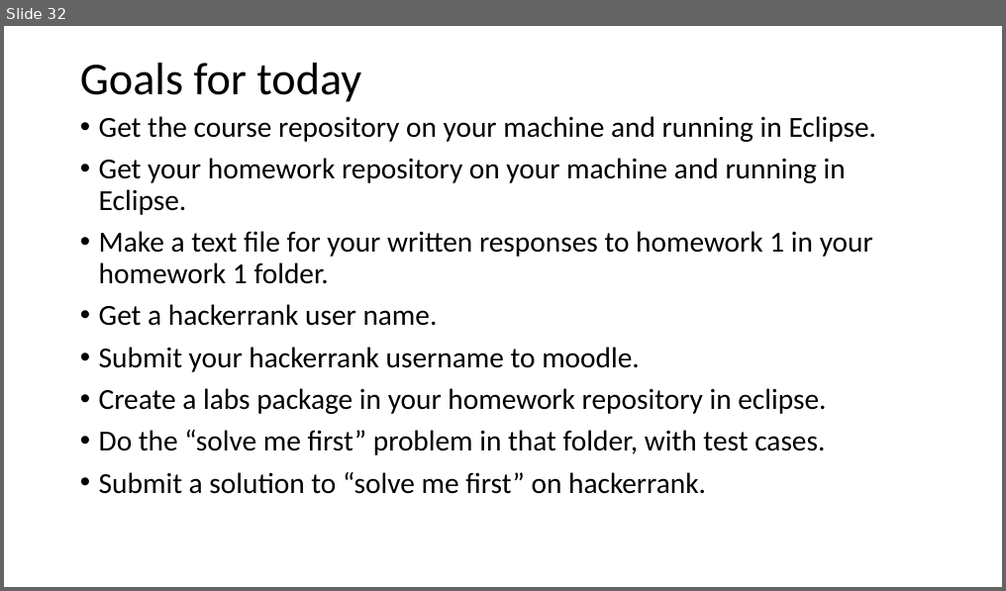
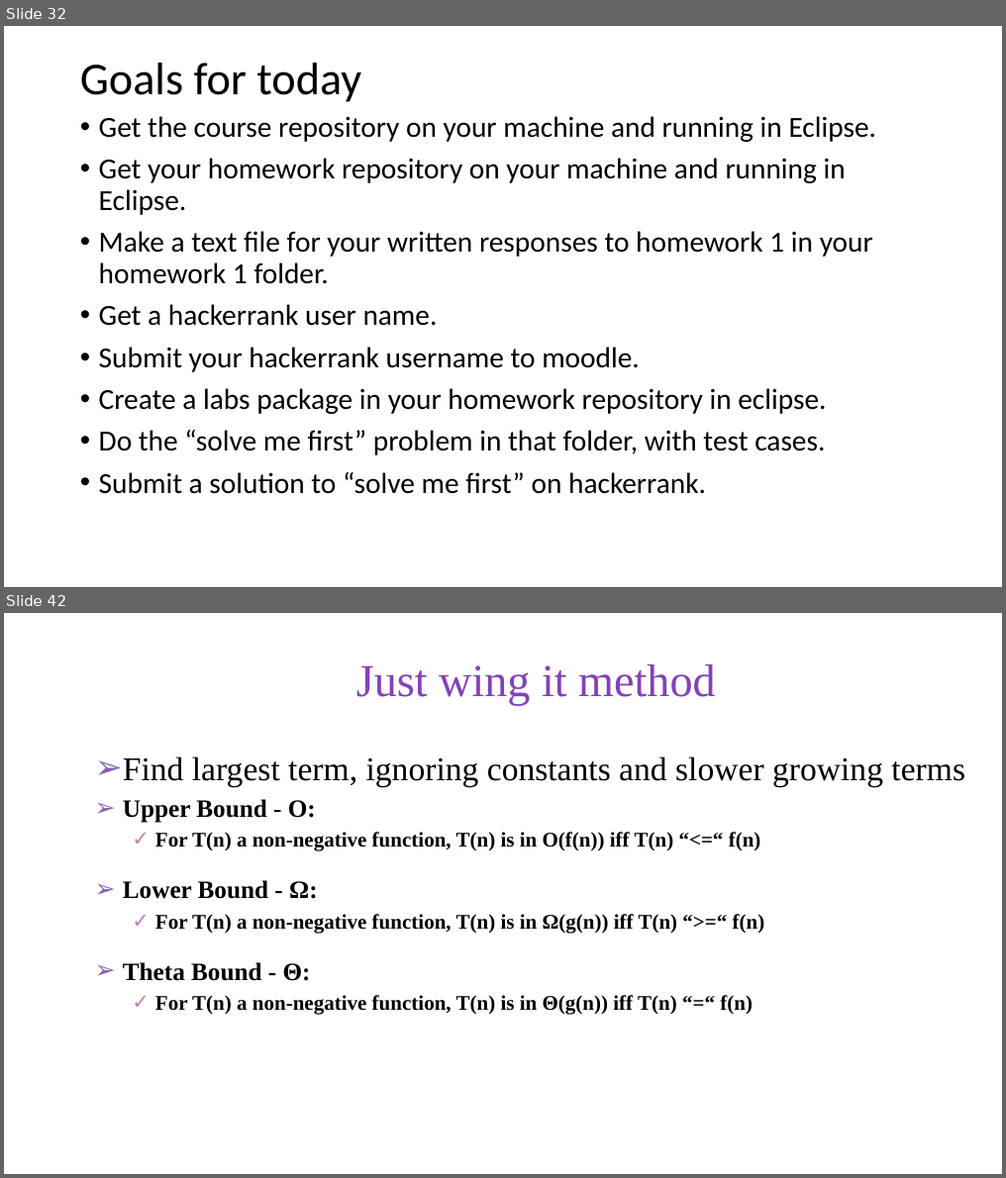
Before and after one commit to skalakm/232, a slide deck: notes.pptx. Shown one above the other, each under a label of ours: slide 32 before the commit, slides 32 and 42 after it; the slides between them are not shown. The pictures are 1006x591 and 1006x1178 pixels, drawn with LibreOffice and Linux fonts; fonts in the diff are those of the drawing; background and template pictures are left out. Boxes give left, top, right and bottom in pixels: in the first picture for what was removed or moved away, otherwise in the second. Text is boxed around its words. In the diff, an @@ line names an element or a change of style, - is before the commit and + after.

```diff
--- a/notes.pptx
+++ b/notes.pptx
@@ slide 42 added at (4,613,1002,1174), background #FFFFFF @@
@@ title added at (356,664,715,705), 44 pt, text #8341BA @@
+Just wing it method
@@ text added at (123,757,965,1015), 20 pt, text #000000, bold @@
+➢ Find largest term, ignoring constants and slower growing terms
+➢ Upper Bound - O:
+  ✓ For T(n) a non-negative function, T(n) is in Ο(f(n)) iff T(n) “<=“ f(n)
+➢ Lower Bound - Ω:
+  ✓ For T(n) a non-negative function, T(n) is in Ω(g(n)) iff T(n) “>=“ f(n)
+➢ Theta Bound - Θ:
+  ✓ For T(n) a non-negative function, T(n) is in Θ(g(n)) iff T(n) “=“ f(n)
```
Also in this commit, not shown: 9 other slides added, 1 other file.
